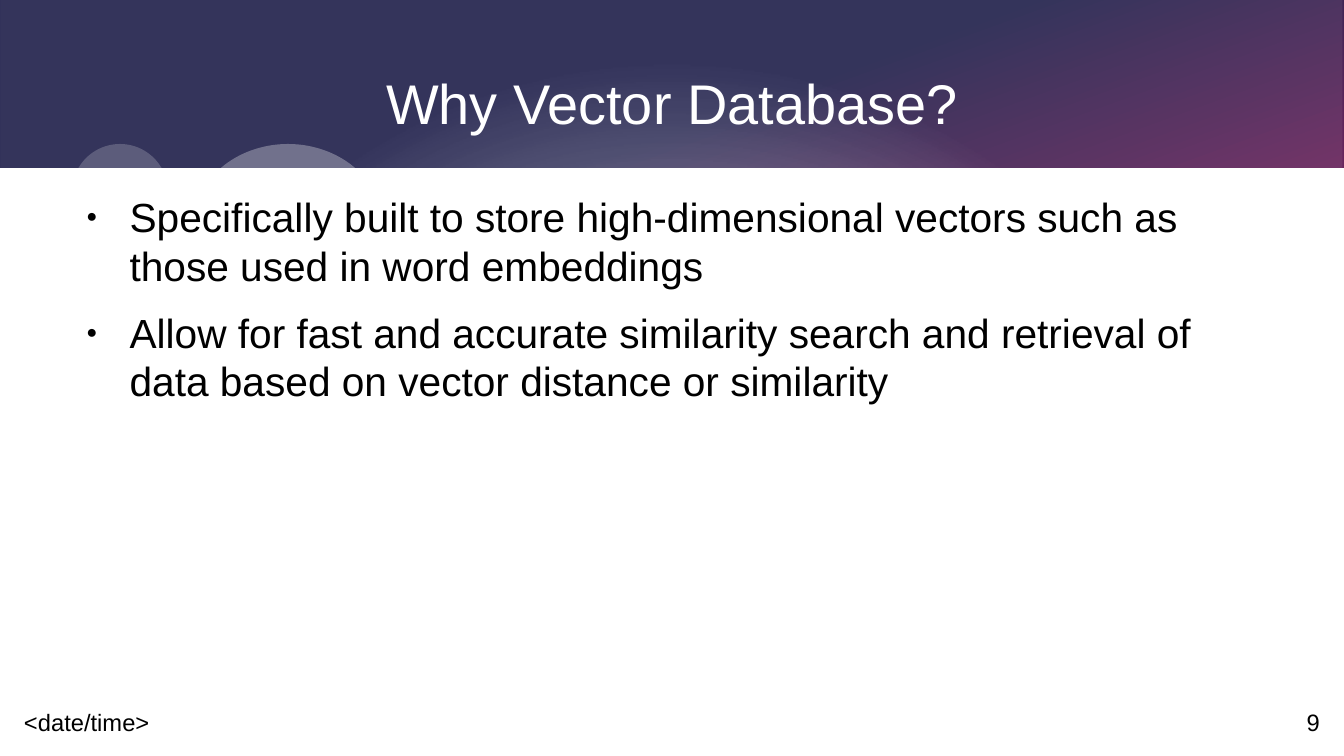
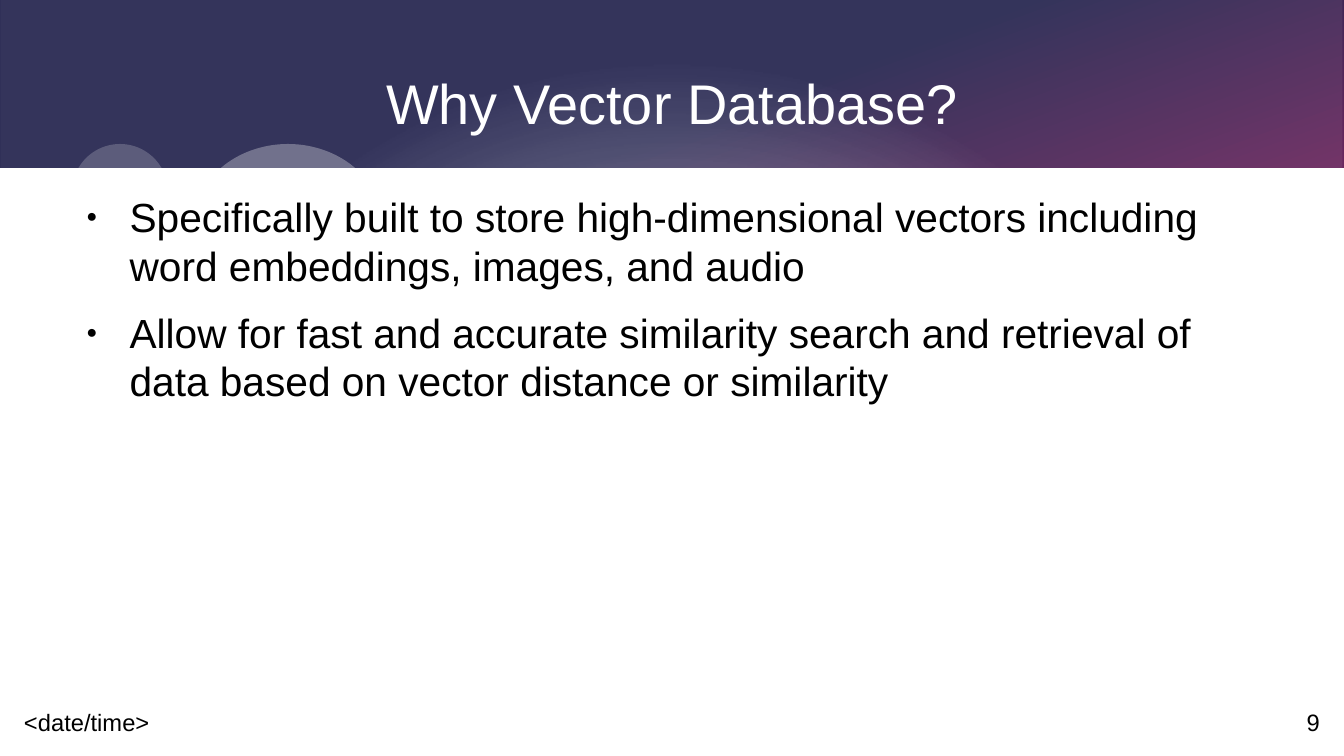
Before and after one commit to RMLanders/filevine_casestudy, a slide deck: slide 9 of presentation.odp. Drawn at 1344x756 pixels with LibreOffice and Linux fonts; fonts in the diff are those of the drawing. Boxes give left, top, right and bottom in pixels: in the first picture for what was removed or moved away, otherwise in the second. Text is boxed around its words. In the diff, an @@ line names an element or a change of style, - is before the commit and + after.

```diff
--- a/presentation.odp
+++ b/presentation.odp
@@ text at bbox=[130, 202, 1197, 289]: text changed @@
-● Specifically built to store high-dimensional vectors such as those used in word embeddings
+● Specifically built to store high-dimensional vectors including word embeddings, images, and audio
```
Also in this commit, not shown: 7 other slides changed, 6 slides added, 2 slides removed, 46 other files.
